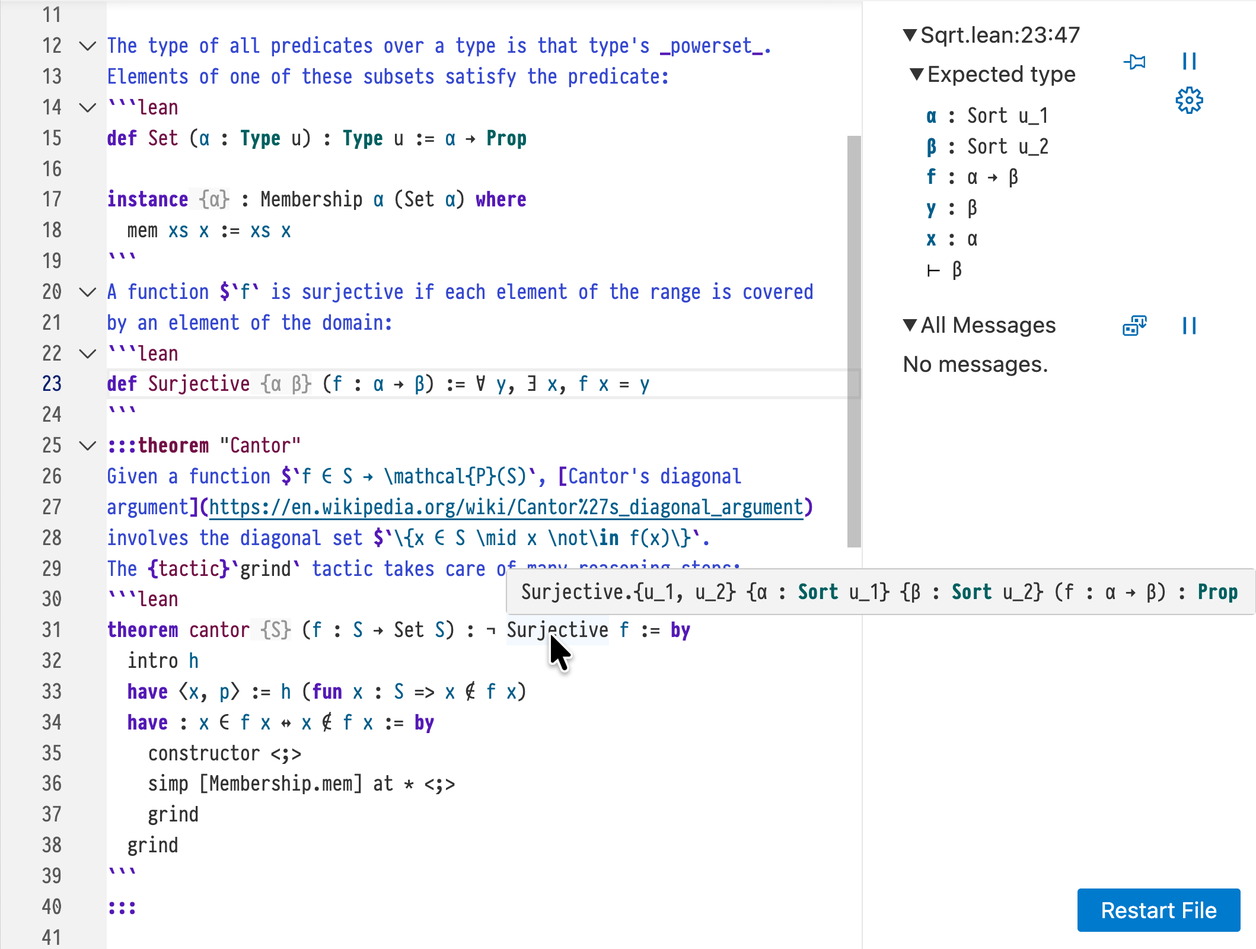
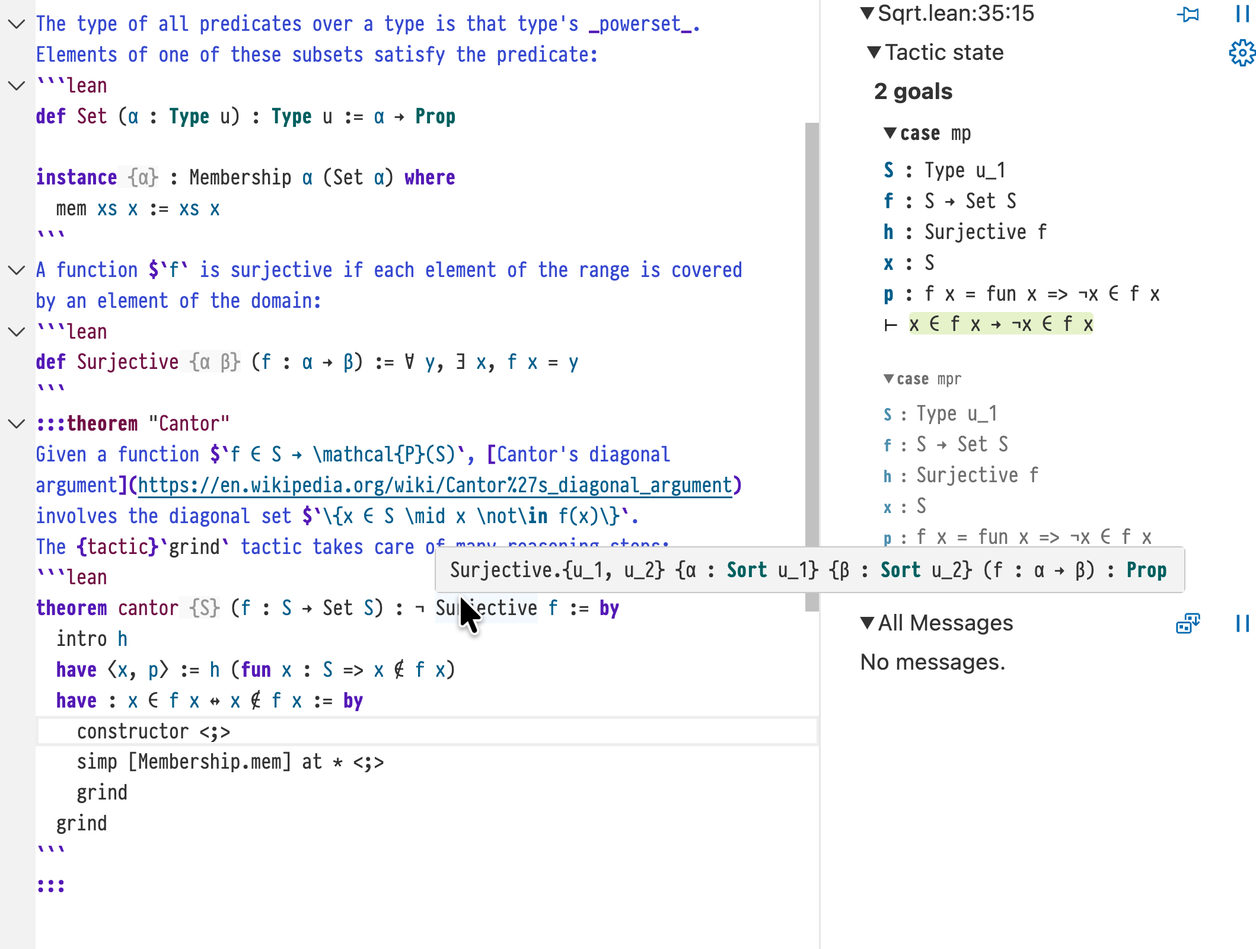
Before/after of a 1256px x 949px layered artwork. What changed in the layer stack:
added layer "Pasted Layer" above "Background" over bbox(0, 0, 1256, 949)
